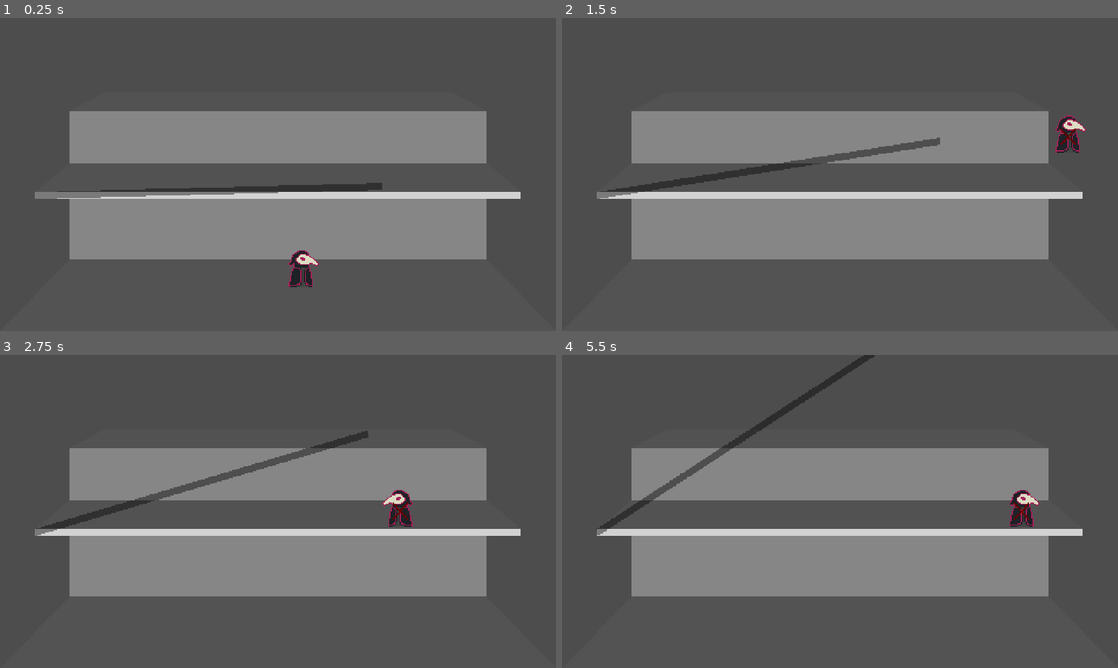
Above: before the commit, frames 1-4 (two rows, left to right).
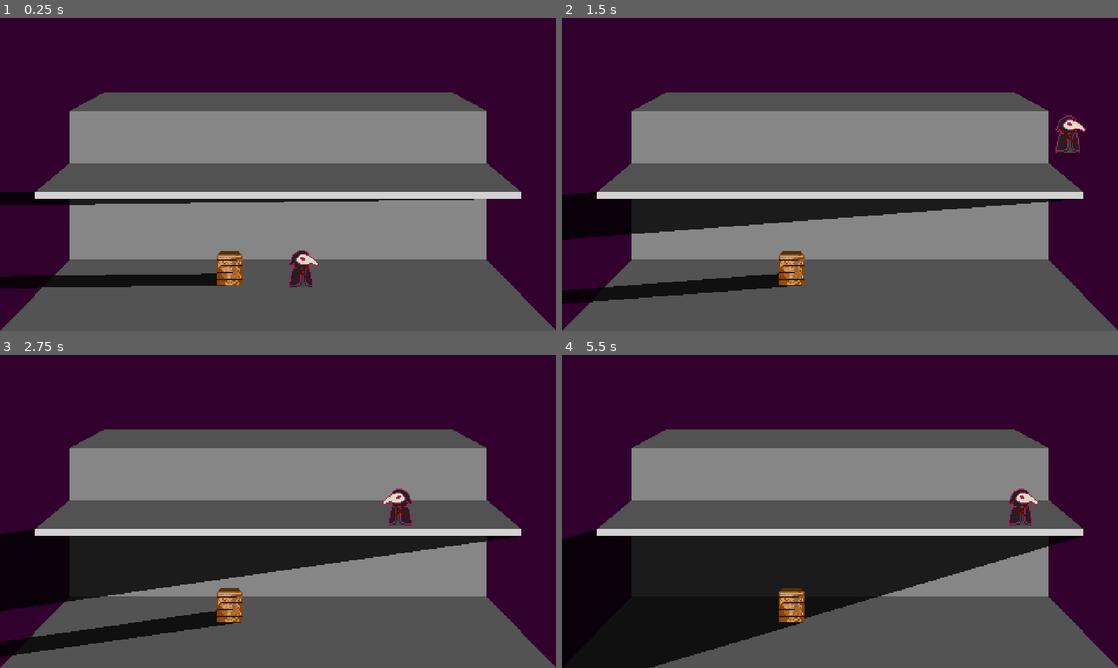
Above: after the commit, the same moments.

Repository: Emizaquel/PirateJam15
Game: Godot game, scene res://scenes/test.tscn
The game is run twice, just before and just after one commit, with the same random seed, the same clock (stepped at 60 frames per second) and the same inputs. This scene is started directly instead of the project's main scene.
Inputs:
- Up to frame 1 (0.25 s): no input
- Up to frame 2 (1.5 s): hold R (interact, bound only after the commit) 0.53-1.28 s; hold D (move_right) from 0.53 s (still down); tap Space (jump) at 0.77, 0.8, 1.07, 1.35 s
- Up to frame 3 (2.75 s): tap Space (jump) at 1.52, 1.82, 2.3 s; tap R (interact, bound only after the commit) at 1.55 s; release D (move_right) at 2.03 s; hold A (move_left) from 2.03 s (still down); tap F (dash) at 2.1 s
- Up to frame 4 (5.5 s): release A (move_left) at 2.78 s; hold D (move_right) 2.78-4.28 s; tap Q (drop) at 2.85 s; tap Space (jump) at 3.02, 3.32, 3.77, 3.8, 4.07, 4.52, 4.82, 5.1 s; tap R (interact, bound only after the commit) at 3.05, 4.35 s; hold R (interact, bound only after the commit) 3.53-4.28 s; hold A (move_left) 4.28-5.03 s; hold D (move_right) from 5.03 s (still down)

The runs differ from the first frame. In frame 1, 43% of the frame differs, in the area x 0-100%, y 0-100%; in frame 2, 47%; in frame 3, 52%; in frame 4, 60%.

Commit message:
completed shadow detetction, object movement and itneraction

Diff:
--- /dev/null
+++ b/Shadows/code/Horizontal Shadow.gd
@@ -0,0 +1,16 @@
+extends Area2D
+
+@onready var collider = $"collider shape"
+@onready var polygon = $".."
+@onready var daylight:Timer = polygon.daylight # update this to the actual timer object
+
+# Called when the node enters the scene tree for the first time.
+func _ready():
+	collider.polygon = polygon.polygon
+
+# Called every frame. 'delta' is the elapsed time since the previous frame.
+func _process(delta):
+	var progress = (1 + (daylight.time_left/daylight.wait_time))*PI
+	polygon.rotation = progress
+	polygon.skew = 0-progress
+	pass
--- a/project.godot
+++ b/project.godot
@@ -78,6 +78,13 @@
 , Object(InputEventJoypadButton,"resource_local_to_scene":false,"resource_name":"","device":-1,"button_index":2,"pressure":0.0,"pressed":true,"script":null)
 ]
 }
+interact={
+"deadzone": 0.5,
+"events": [Object(InputEventKey,"resource_local_to_scene":false,"resource_name":"","device":-1,"window_id":0,"alt_pressed":false,"shift_pressed":false,"ctrl_pressed":false,"meta_pressed":false,"pressed":false,"keycode":0,"physical_keycode":82,"key_label":0,"unicode":114,"echo":false,"script":null)
+, Object(InputEventKey,"resource_local_to_scene":false,"resource_name":"","device":-1,"window_id":0,"alt_pressed":false,"shift_pressed":false,"ctrl_pressed":false,"meta_pressed":false,"pressed":false,"keycode":0,"physical_keycode":4194325,"key_label":0,"unicode":0,"echo":false,"script":null)
+, Object(InputEventJoypadButton,"resource_local_to_scene":false,"resource_name":"","device":-1,"button_index":0,"pressure":0.0,"pressed":true,"script":null)
+]
+}
 
 [physics]
 
--- a/scenes/test.tscn
+++ b/scenes/test.tscn
@@ -1,13 +1,47 @@
-[gd_scene load_steps=14 format=3 uid="uid://b2h10s5cfoxc"]
-
+[gd_scene load_steps=23 format=3 uid="uid://b2h10s5cfoxc"]
+
+[ext_resource type="Script" path="res://scripts/Shadow Scripts/Shadow.gd" id="1_3h1go"]
 [ext_resource type="Script" path="res://scripts/Player Scripts/Player.gd" id="1_elg3h"]
 [ext_resource type="Texture2D" uid="uid://dkoruks0qy7xg" path="res://assets/Plague_doc.png" id="1_xwsiy"]
-[ext_resource type="Script" path="res://scripts/Shadow Scripts/Vertical Shadow.gd" id="3_xmumu"]
+[ext_resource type="Shader" path="res://scripts/Shadow Scripts/Shadow.gdshader" id="2_iay12"]
+[ext_resource type="Script" path="res://scripts/utils/Draggable.gd" id="5_ipuqk"]
+[ext_resource type="Texture2D" uid="uid://duju37oxn3vrw" path="res://assets/crate.png" id="5_xevvo"]
+
+[sub_resource type="ShaderMaterial" id="ShaderMaterial_4vm03"]
+shader = ExtResource("2_iay12")
+shader_parameter/shadow_darkness = 0.2
+
+[sub_resource type="ShaderMaterial" id="ShaderMaterial_tl4j8"]
+shader = ExtResource("2_iay12")
+shader_parameter/shadow_darkness = 0.2
+
+[sub_resource type="ShaderMaterial" id="ShaderMaterial_nd4wj"]
+shader = ExtResource("2_iay12")
+shader_parameter/shadow_darkness = 0.2
 
 [sub_resource type="CapsuleShape2D" id="CapsuleShape2D_4w64b"]
 radius = 3.5
 height = 23.0
 
+[sub_resource type="CapsuleShape2D" id="CapsuleShape2D_83g5o"]
+radius = 3.0
+height = 26.0
+
+[sub_resource type="CapsuleShape2D" id="CapsuleShape2D_0qu1b"]
+radius = 7.0
+height = 36.0
+
+[sub_resource type="StyleBoxFlat" id="StyleBoxFlat_x275j"]
+bg_color = Color(0, 0, 0, 0.658824)
+border_width_left = 2
+border_width_top = 2
+border_width_right = 2
+border_width_bottom = 2
+corner_radius_top_left = 4
+corner_radius_top_right = 4
+corner_radius_bottom_right = 4
+corner_radius_bottom_left = 4
+
 [sub_resource type="WorldBoundaryShape2D" id="WorldBoundaryShape2D_ajuxg"]
 
 [sub_resource type="WorldBoundaryShape2D" id="WorldBoundaryShape2D_e6efr"]
@@ -51,27 +85,8 @@
 
 [node name="Background" type="Node2D" parent="."]
 
-[node name="street" type="Polygon2D" parent="Background"]
-color = Color(0.326679, 0.326679, 0.326679, 1)
-polygon = PackedVector2Array(0, 270, 60, 208, 420, 208, 480, 270)
-
-[node name="building" type="Polygon2D" parent="Background"]
-color = Color(0.526423, 0.526423, 0.526423, 1)
-polygon = PackedVector2Array(60, 208, 60, 80, 420, 80, 420, 208)
-
-[node name="Balcony" type="Polygon2D" parent="Background"]
-color = Color(0.32549, 0.32549, 0.32549, 1)
-polygon = PackedVector2Array(60, 125, 30, 150, 450, 150, 420, 125)
-
-[node name="Balcomy Edge" type="Polygon2D" parent="Background"]
-color = Color(0.82606, 0.82606, 0.82606, 1)
-polygon = PackedVector2Array(30, 150, 30, 156, 449, 156, 449, 150)
-
-[node name="roof" type="Polygon2D" parent="Background"]
-color = Color(0.32549, 0.32549, 0.32549, 1)
-polygon = PackedVector2Array(60, 80, 90, 64, 390, 64, 420, 80)
-
 [node name="ColorRect" type="ColorRect" parent="Background"]
+custom_minimum_size = Vector2(1920, 1080)
 anchors_preset = 15
 anchor_right = 1.0
 anchor_bottom = 1.0
@@ -79,47 +94,233 @@
 grow_vertical = 2
 color = Color(0.192157, 0, 0.176471, 1)
 
-[node name="Player" type="CharacterBody2D" parent="." node_paths=PackedStringArray("sprite", "jump_timer", "floor", "feet", "vertical_eyes")]
+[node name="street" type="Polygon2D" parent="Background"]
+color = Color(0.326679, 0.326679, 0.326679, 1)
+polygon = PackedVector2Array(0, 270, 60, 208, 420, 208, 480, 270)
+
+[node name="building" type="Polygon2D" parent="Background"]
+color = Color(0.526423, 0.526423, 0.526423, 1)
+polygon = PackedVector2Array(60, 208, 60, 80, 420, 80, 420, 208)
+
+[node name="Balcony" type="Polygon2D" parent="Background"]
+color = Color(0.32549, 0.32549, 0.32549, 1)
+polygon = PackedVector2Array(60, 125, 30, 150, 450, 150, 420, 125)
+
+[node name="Shadow Emitter" type="Area2D" parent="Background" node_paths=PackedStringArray("day_timer")]
+position = Vector2(240, 156)
+collision_layer = 16
+collision_mask = 0
+script = ExtResource("1_3h1go")
+day_timer = NodePath("../../Scene Time")
+
+[node name="Collider" type="CollisionPolygon2D" parent="Background/Shadow Emitter"]
+process_priority = -1
+polygon = PackedVector2Array(-210, -6, 210, -6, 210, 0, -210, 0)
+
+[node name="Vertical Shadow" type="Polygon2D" parent="Background/Shadow Emitter"]
+visibility_layer = 2
+material = SubResource("ShaderMaterial_4vm03")
+color = Color(0, 0, 0, 0.423529)
+polygon = PackedVector2Array(-210, 0, 210, 0, 210, 600, -210, 600)
+
+[node name="Left Shadow" type="Polygon2D" parent="Background/Shadow Emitter"]
+visibility_layer = 2
+material = SubResource("ShaderMaterial_tl4j8")
+position = Vector2(-210, -3)
+color = Color(0, 0, 0, 0.321569)
+polygon = PackedVector2Array(0, 3, 0, -3, -600, -3, -600, 3)
+
+[node name="Right Shadow" type="Polygon2D" parent="Background/Shadow Emitter"]
+visibility_layer = 2
+material = SubResource("ShaderMaterial_nd4wj")
+position = Vector2(210, -3)
+color = Color(0, 0, 0, 0.321569)
+polygon = PackedVector2Array(0, 3, 0, -3, -600, -3, -600, 3)
+
+[node name="Balcony Edge" type="Polygon2D" parent="Background"]
+color = Color(0.82606, 0.82606, 0.82606, 1)
+polygon = PackedVector2Array(30, 150, 30, 156, 450, 156, 450, 150)
+
+[node name="roof" type="Polygon2D" parent="Background"]
+color = Color(0.32549, 0.32549, 0.32549, 1)
+polygon = PackedVector2Array(60, 80, 90, 64, 390, 64, 420, 80)
+
+[node name="Sprites" type="Node2D" parent="."]
+y_sort_enabled = true
+
+[node name="Player" type="CharacterBody2D" parent="Sprites" node_paths=PackedStringArray("sprite", "jump_timer", "floor", "feet", "eyes")]
 position = Vector2(260, 232)
-collision_layer = 0
+collision_layer = 256
 collision_mask = 7
 script = ExtResource("1_elg3h")
 sprite = NodePath("Sprite")
 jump_timer = NodePath("Jump")
-floor = NodePath("../Floor")
+floor = NodePath("../../Floor")
 feet = NodePath("feet")
-vertical_eyes = [NodePath("RayCast2D")]
-
-[node name="CollisionShape2D" type="CollisionShape2D" parent="Player"]
-position = Vector2(-0.5, -0.5)
+eyes = [NodePath("Eyes/RayCast2D"), NodePath("Eyes/RayCast2D2"), NodePath("Eyes/RayCast2D3"), NodePath("Eyes/RayCast2D4"), NodePath("Eyes/RayCast2D5"), NodePath("Eyes/RayCast2D6"), NodePath("Eyes/RayCast2D7"), NodePath("Eyes/RayCast2D8"), NodePath("Eyes/RayCast2D9"), NodePath("Eyes/RayCast2D10")]
+
+[node name="CollisionShape2D" type="CollisionShape2D" parent="Sprites/Player"]
 rotation = 1.5708
 shape = SubResource("CapsuleShape2D_4w64b")
 
-[node name="Jump" type="Timer" parent="Player"]
+[node name="Jump" type="Timer" parent="Sprites/Player"]
 one_shot = true
 
-[node name="Sprite" type="Sprite2D" parent="Player"]
+[node name="Sprite" type="Sprite2D" parent="Sprites/Player"]
 position = Vector2(0, -16)
 texture = ExtResource("1_xwsiy")
 
-[node name="feet" type="Area2D" parent="Player"]
+[node name="feet" type="Area2D" parent="Sprites/Player"]
 collision_layer = 0
 collision_mask = 15
 
-[node name="CollisionShape2D" type="CollisionShape2D" parent="Player/feet"]
-position = Vector2(-0.5, -0.5)
+[node name="CollisionShape2D" type="CollisionShape2D" parent="Sprites/Player/feet"]
 rotation = 1.5708
 shape = SubResource("CapsuleShape2D_4w64b")
 
-[node name="RayCast2D" type="RayCast2D" parent="Player"]
-target_position = Vector2(0, -1000)
-collision_mask = 16
-collide_with_areas = true
-
-[node name="sun sign" type="Polygon2D" parent="Player"]
+[node name="sun sign" type="Polygon2D" parent="Sprites/Player"]
 position = Vector2(0, -13.235)
 color = Color(0.415686, 0, 0, 1)
 polygon = PackedVector2Array(-7, -7, -6, -8, 0, -1, 6, -8, 7, -7, 1, 0, 7, 6, 6, 7, 0, 1, -6, 7, -7, 6, -1, 0)
+
+[node name="Eyes" type="Node2D" parent="Sprites/Player"]
+
+[node name="RayCast2D" type="RayCast2D" parent="Sprites/Player/Eyes"]
+position = Vector2(-11, 0)
+rotation = 1.5708
+target_position = Vector2(0, -500)
+collision_mask = 16
+collide_with_areas = true
+
+[node name="RayCast2D2" type="RayCast2D" parent="Sprites/Player/Eyes"]
+position = Vector2(-6, 0)
+rotation = 1.5708
+target_position = Vector2(0, -500)
+collision_mask = 16
+collide_with_areas = true
+
+[node name="RayCast2D3" type="RayCast2D" parent="Sprites/Player/Eyes"]
+position = Vector2(1, 0)
+rotation = 1.5708
+target_position = Vector2(0, -500)
+collision_mask = 16
+collide_with_areas = true
+
+[node name="RayCast2D4" type="RayCast2D" parent="Sprites/Player/Eyes"]
+position = Vector2(6, 0)
+rotation = 1.5708
+target_position = Vector2(0, -500)
+collision_mask = 16
+collide_with_areas = true
+
+[node name="RayCast2D5" type="RayCast2D" parent="Sprites/Player/Eyes"]
+position = Vector2(0, -4)
+rotation = 1.5708
+target_position = Vector2(0, -500)
+collision_mask = 16
+collide_with_areas = true
+
+[node name="RayCast2D6" type="RayCast2D" parent="Sprites/Player/Eyes"]
+position = Vector2(0, -9)
+rotation = 1.5708
+target_position = Vector2(0, -500)
+collision_mask = 16
+collide_with_areas = true
+
+[node name="RayCast2D7" type="RayCast2D" parent="Sprites/Player/Eyes"]
+position = Vector2(0, -14)
+rotation = 1.5708
+target_position = Vector2(0, -500)
+collision_mask = 16
+collide_with_areas = true
+
+[node name="RayCast2D8" type="RayCast2D" parent="Sprites/Player/Eyes"]
+position = Vector2(0, -19)
+rotation = 1.5708
+target_position = Vector2(0, -500)
+collision_mask = 16
+collide_with_areas = true
+
+[node name="RayCast2D9" type="RayCast2D" parent="Sprites/Player/Eyes"]
+position = Vector2(0, -24)
+rotation = 1.5708
+target_position = Vector2(0, -500)
+collision_mask = 16
+collide_with_areas = true
+
+[node name="RayCast2D10" type="RayCast2D" parent="Sprites/Player/Eyes"]
+position = Vector2(0, -29)
+rotation = 1.5708
+target_position = Vector2(0, -500)
+collision_mask = 16
+collide_with_areas = true
+
+[node name="Crate" type="CharacterBody2D" parent="Sprites"]
+position = Vector2(198, 227)
+script = ExtResource("5_ipuqk")
+
+[node name="CollisionShape2D" type="CollisionShape2D" parent="Sprites/Crate"]
+rotation = 1.5708
+shape = SubResource("CapsuleShape2D_83g5o")
+
+[node name="Area2D" type="Area2D" parent="Sprites/Crate"]
+collision_layer = 0
+collision_mask = 264
+
+[node name="CollisionShape2D" type="CollisionShape2D" parent="Sprites/Crate/Area2D"]
+rotation = 1.5708
+shape = SubResource("CapsuleShape2D_0qu1b")
+
+[node name="Shadow Emitter" type="Area2D" parent="Sprites/Crate" node_paths=PackedStringArray("day_timer")]
+collision_layer = 16
+collision_mask = 0
+script = ExtResource("1_3h1go")
+day_timer = NodePath("../../../Scene Time")
+
+[node name="Collider" type="CollisionPolygon2D" parent="Sprites/Crate/Shadow Emitter"]
+process_priority = -1
+position = Vector2(0, -4)
+polygon = PackedVector2Array(-11, -10, 11, -10, 11, 4, -11, 4)
+
+[node name="Vertical Shadow" type="Polygon2D" parent="Sprites/Crate/Shadow Emitter"]
+visibility_layer = 2
+material = SubResource("ShaderMaterial_4vm03")
+color = Color(0, 0, 0, 0.423529)
+polygon = PackedVector2Array(-11, 0, 11, 0, 11, 600, -11, 600)
+
+[node name="Left Shadow" type="Polygon2D" parent="Sprites/Crate/Shadow Emitter"]
+visibility_layer = 2
+material = SubResource("ShaderMaterial_tl4j8")
+position = Vector2(-11, -5)
+color = Color(0, 0, 0, 0.321569)
+polygon = PackedVector2Array(0, 5, 0, -5, -600, -5, -600, 5)
+
+[node name="Right Shadow" type="Polygon2D" parent="Sprites/Crate/Shadow Emitter"]
+visibility_layer = 2
+material = SubResource("ShaderMaterial_nd4wj")
+position = Vector2(11, -5)
+color = Color(0, 0, 0, 0.321569)
+polygon = PackedVector2Array(0, 5, 0, -5, -600, -5, -600, 5)
+
+[node name="Sprite2D" type="Sprite2D" parent="Sprites/Crate"]
+position = Vector2(0, -16)
+texture = ExtResource("5_xevvo")
+
+[node name="Label" type="Label" parent="Sprites/Crate"]
+visible = false
+anchors_preset = 8
+anchor_left = 0.5
+anchor_top = 0.5
+anchor_right = 0.5
+anchor_bottom = 0.5
+offset_left = -63.5
+offset_top = -60.0
+offset_right = 63.5
+offset_bottom = -33.0
+grow_horizontal = 2
+grow_vertical = 2
+theme_override_styles/normal = SubResource("StyleBoxFlat_x275j")
+text = "Press X to Move"
 
 [node name="World Bottom" type="StaticBody2D" parent="."]
 visible = false
@@ -193,30 +394,9 @@
 
 [node name="Scene Time" type="Timer" parent="."]
 wait_time = 60.0
-one_shot = true
 autostart = true
 script = SubResource("GDScript_mbwsg")
 
-[node name="Vertical Shadow" type="Polygon2D" parent="."]
-position = Vector2(30, 153)
-rotation = 1.5708
-color = Color(0, 0, 0, 0.423529)
-polygon = PackedVector2Array(3, 0, -3, 1.90735e-06, -3, 300, 3, 300)
-
-[node name="Shadow" type="Area2D" parent="Vertical Shadow"]
-collision_layer = 16
-collision_mask = 0
-script = ExtResource("3_xmumu")
-
-[node name="Collider" type="CollisionPolygon2D" parent="Vertical Shadow/Shadow"]
-process_priority = -1
-
-[node name="Horizontal Shadow" type="Polygon2D" parent="."]
-
-[node name="Shadow" type="Area2D" parent="Horizontal Shadow"]
-collision_layer = 16
-collision_mask = 0
-
-[node name="Collider" type="CollisionPolygon2D" parent="Horizontal Shadow/Shadow"]
-
-[connection signal="timeout" from="Player/Jump" to="Player" method="_on_jump_timeout"]
+[connection signal="timeout" from="Sprites/Player/Jump" to="Sprites/Player" method="_on_jump_timeout"]
+[connection signal="body_entered" from="Sprites/Crate/Area2D" to="Sprites/Crate" method="_on_area_2d_body_entered"]
+[connection signal="body_exited" from="Sprites/Crate/Area2D" to="Sprites/Crate" method="_on_area_2d_body_exited"]
--- a/scripts/Player Scripts/Player.gd
+++ b/scripts/Player Scripts/Player.gd
@@ -7,12 +7,17 @@
 @export var jump_timer:Timer
 @export var floor:Area2D
 @export var feet:Area2D
-@export var horizontal_eyes:Array[RayCast2D]
-@export var vertical_eyes:Array[RayCast2D]
+@export var eyes:Array[RayCast2D]
+@onready var day_timer = $"../../Scene Time"
 
 # Get the gravity from the project settings to be synced with RigidBody nodes.
 var gravity = ProjectSettings.get_setting("physics/2d/default_gravity")
 
+var held:Array[Node2D]
+
+
+func _ready():
+	Eye_Time()
 
 func _physics_process(delta):
 	# Add the gravity.
@@ -22,18 +27,25 @@
 	move_and_slide()
 
 func _process(_delta):
-	Detect_Sky()
+	Sun_Thing(Detect_Sky())
+	Eye_Time()
 
 func Detect_Sky():
-	for eye in horizontal_eyes:
-		if(eye.get_collider() != null):
-			$"sun sign".visible = false
-			return
-	for eye in vertical_eyes:
-		if(eye.get_collider() != null):
-			$"sun sign".visible = false
-			return
-	$"sun sign".visible = true
+	for eye in eyes:
+		if(eye.get_collider() == null):
+			return true
+	return false
+
+func Sun_Thing(detected:bool):
+	if(detected):
+		$"sun sign".visible = true
+	else:
+		$"sun sign".visible = false
+
+func Eye_Time():
+	var angle = (day_timer.progress-0.5)*PI
+	for eye in eyes:
+		eye.rotation = angle
 
 func Caclulate_Velocity():
 	var direction = Vector2(Input.get_axis("move_left","move_right"), Input.get_axis("move_up","move_down"))
--- a/scripts/Shadow Scripts/Vertical Shadow.gd
+++ b/scripts/Shadow Scripts/Horizontal Shadow.gd
@@ -1,6 +1,6 @@
 extends Area2D
 
-@onready var day_timer = $"../../Scene Time" #replace with actual timer
+@onready var day_timer = $"../../../Scene Time" #replace with actual timer
 
 # Called when the node enters the scene tree for the first time.
 func _ready():
@@ -10,6 +10,7 @@
 
 # Called every frame. 'delta' is the elapsed time since the previous frame.
 func _process(delta):
-	$"..".skew = PI*day_timer.progress
-	$"..".rotation = $"..".skew - (PI/2)
+	var progress = (1.0 + day_timer.progress)*PI
+	$"..".rotation = progress
+	$"..".skew = 0-progress
 	pass
--- /dev/null
+++ b/scripts/Shadow Scripts/Shadow.gd
@@ -0,0 +1,18 @@
+extends Area2D
+
+@export var day_timer:Timer #route to global timer
+
+# Called when the node enters the scene tree for the first time.
+func _ready():
+	pass # Replace with function body.
+
+
+# Called every frame. 'delta' is the elapsed time since the previous frame.
+func _process(delta):
+	var progress = (1 + day_timer.progress)*PI
+	$"Left Shadow".rotation = progress
+	$"Left Shadow".skew = 0-progress
+	$"Right Shadow".rotation = $"Left Shadow".rotation
+	$"Right Shadow".skew = $"Left Shadow".skew
+	$"Vertical Shadow".skew = (day_timer.progress - 0.5)*PI
+	pass
--- /dev/null
+++ b/scripts/Shadow Scripts/Shadow.gdshader
@@ -0,0 +1,23 @@
+shader_type canvas_item;
+
+uniform sampler2D screen_texture : hint_screen_texture, repeat_enable, filter_nearest;
+uniform float shadow_darkness = 0.2;
+
+void vertex() {
+	// Called for every vertex the material is visible on.
+}
+
+void fragment() {
+	vec4 c = textureLod(screen_texture, SCREEN_UV, 0.0).rgba;
+	c.r = c.r*shadow_darkness;
+	c.g = c.g*shadow_darkness;
+	c.b = c.b*shadow_darkness;
+
+	COLOR = c;
+	// Called for every pixel the material is visible on.
+}
+
+//void light() {
+	// Called for every pixel for every light affecting the CanvasItem.
+	// Uncomment to replace the default light processing function with this one.
+//}
--- /dev/null
+++ b/scripts/utils/Draggable.gd
@@ -0,0 +1,31 @@
+extends CharacterBody2D
+
+var holder:CharacterBody2D = null
+@onready var player = $"../Player" #uniqe name doesn't seem to work for me, maybe you can fix it later Daniel
+var gravity = ProjectSettings.get_setting("physics/2d/default_gravity")
+
+var airspeed:float = 0.0
+func _physics_process(delta):
+	velocity = velocity.move_toward(Vector2.ZERO, 200.0)
+	if($Area2D.has_overlapping_areas()):
+		airspeed = 0
+	else:
+		airspeed += gravity
+	velocity.y = airspeed
+	if(holder != null && Input.is_action_pressed("interact")):
+		velocity = holder.velocity
+	move_and_slide()
+
+
+func _on_area_2d_body_entered(body):
+	if (body == player):
+		$Label.visible = true
+		holder = player
+	pass # Replace with function body.
+
+
+func _on_area_2d_body_exited(body):
+	if (body == player):
+		$Label.visible = false
+		holder = null
+	pass # Replace with function body.
Binary file added: assets/crate.png
Not shown, added: assets/crate.png.import
